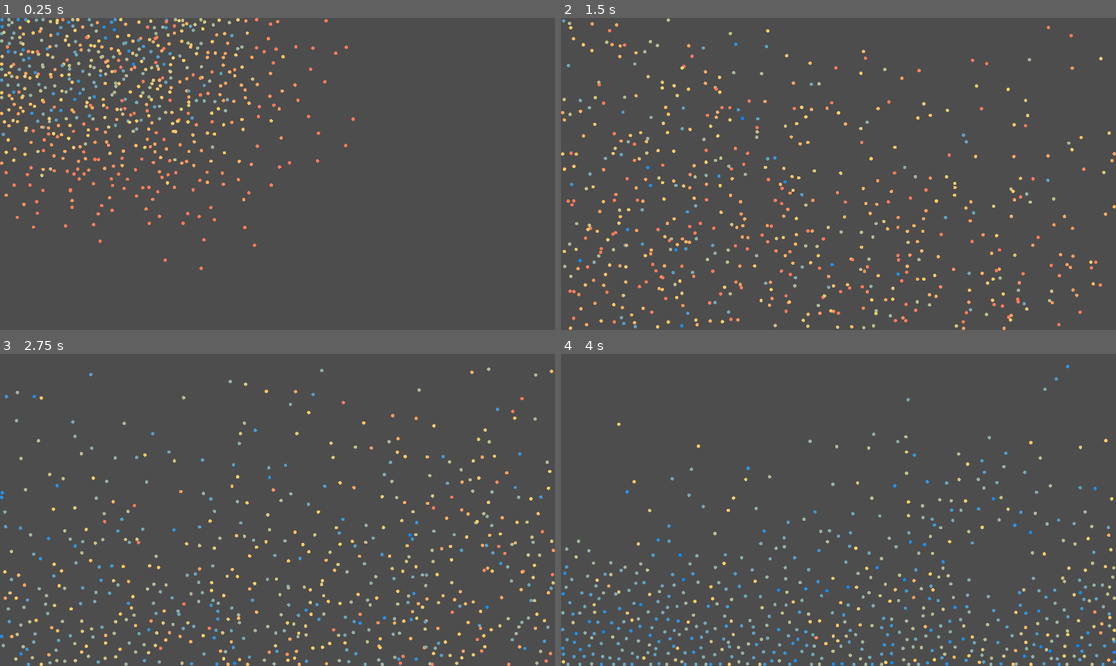
Above: before the commit, frames 1-4 (two rows, left to right).
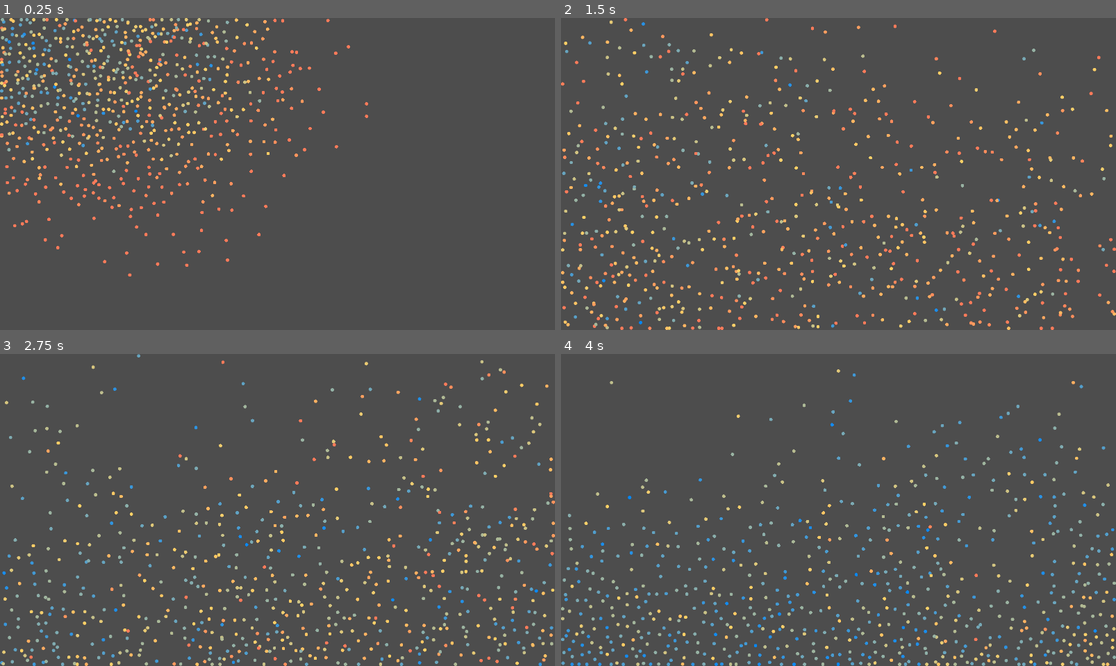
Above: after the commit, the same moments.

Repository: WilliamNord/water-simulator
Game: Godot game, scene res://world.tscn
Same seed, same stepped clock (60 frames per second), same inputs: the game is played once before the commit and once after it.
Inputs (mouse positions are in pixels of both pictures, inside the frame that each line leads up to):
- Up to frame 1 (0.25 s): no input
- Up to frame 2 (1.5 s): move the mouse to (960, 158) at 0.52 s; click (960, 158) at 0.67 s; move the mouse to (727, 189) at 1.27 s; click (727, 189) at 1.42 s
- Up to frame 3 (2.75 s): move the mouse to (333, 441) at 2.02 s; click (333, 441) at 2.17 s
- Up to frame 4 (4 s): move the mouse to (810, 572) at 2.77 s; click (810, 572) at 2.92 s; move the mouse to (1005, 556) at 3.52 s; click (1005, 556) at 3.67 s

The runs differ from the first frame. In frame 1, 7.0% of the frame differs, in the area x 0-67%, y 0-83%; in frame 2, 7.4%, in the area x 0-100%, y 0-100%; in frame 3, 7.4%; in frame 4, 7.3%.

Commit message:
reverted to last changes after filepath errors

Diff:
--- /dev/null
+++ b/water-particle-sim/control.tscn
@@ -0,0 +1,9 @@
+[gd_scene format=3 uid="uid://n26ajpdge847"]
+
+[node name="Control" type="Control" unique_id=340672274]
+layout_mode = 3
+anchors_preset = 15
+anchor_right = 1.0
+anchor_bottom = 1.0
+grow_horizontal = 2
+grow_vertical = 2
--- a/water-particle-sim/project.godot
+++ b/water-particle-sim/project.godot
@@ -15,7 +15,7 @@
 [application]
 
 config/name="water particle sim"
-run/main_scene="uid://bbgaylh5qor11"
+run/main_scene="uid://cjk14ihlswsf2"
 config/features=PackedStringArray("4.6", "Forward Plus")
 config/icon="res://icon.svg"
 
--- a/water-particle-sim/world.gd
+++ b/water-particle-sim/world.gd
@@ -1,7 +1,7 @@
 extends Node2D
 
 const PARTICLE_SCENE = preload("res://particle.tscn")
-@export var num_particles: int = 600
+@export var num_particles: int = 700
 var screen_height = 1080 / 2
 var screen_width = 1920 / 2
 @export var spawn_area: Rect2 = Rect2(Vector2(0, 0), Vector2(screen_width, screen_height))
Not shown, changed: water-particle-sim/icon.svg.import
Not shown: 1 places in water-particle-sim/world.tscn that only renumber resources
